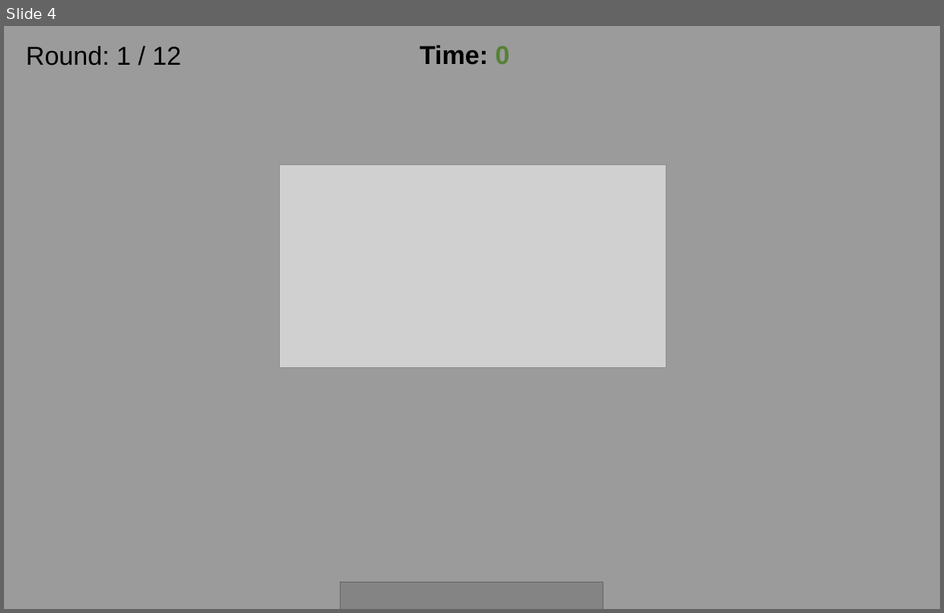
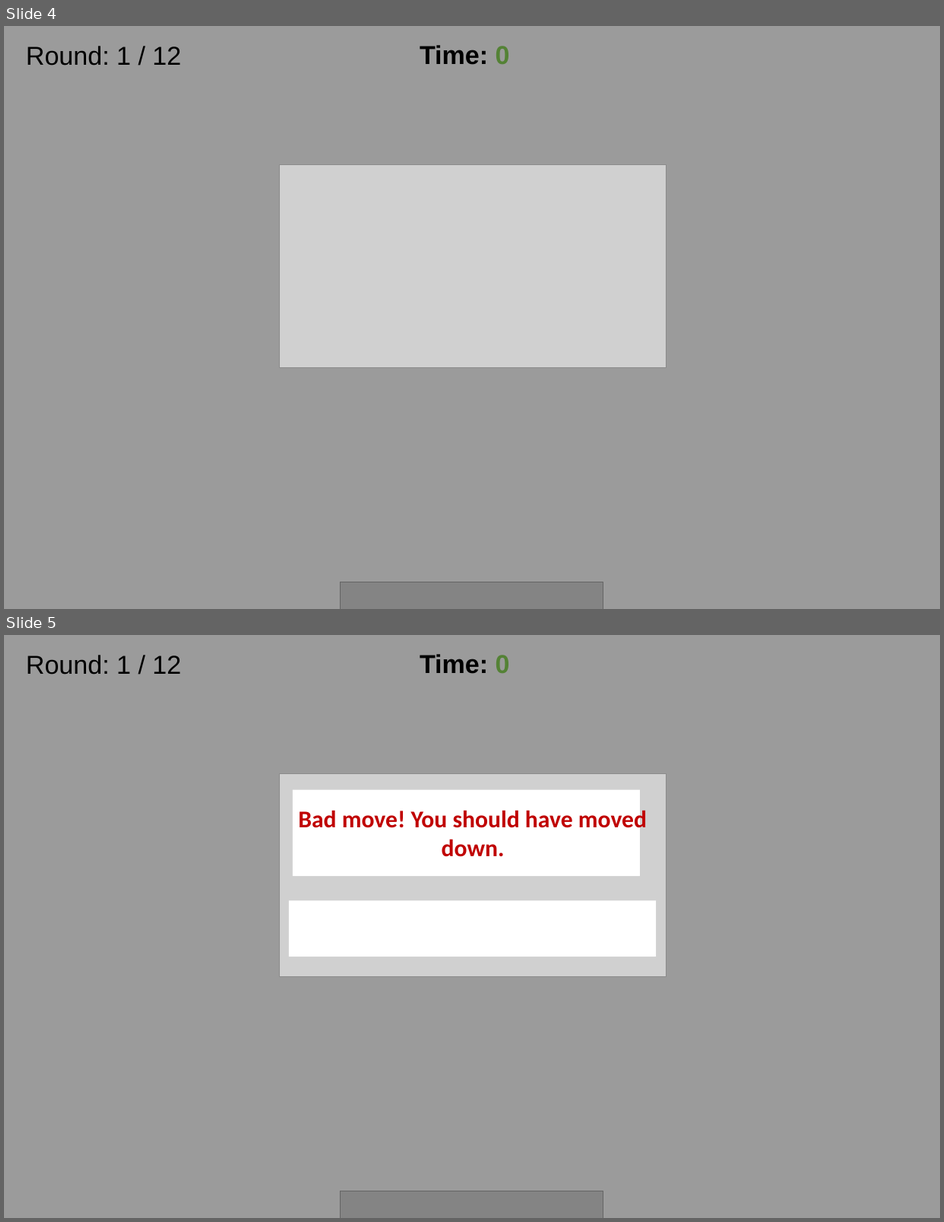
Before and after one commit to RationalityEnhancement/MCRL, a slide deck: experiments/exp1/static/images/$0.01/task_images.pptx. Shown one above the other, each under a label of ours: slide 4 before the commit, slides 4 and 5 after it. The pictures are 944x613 and 944x1222 pixels, drawn with LibreOffice and Linux fonts; fonts in the diff are those of the drawing; grey boxes stand for pictures; background and template pictures are left out. Boxes give left, top, right and bottom in pixels: in the first picture for what was removed or moved away, otherwise in the second. Text is boxed around its words. In the diff, an @@ line names an element or a change of style, - is before the commit and + after.

```diff
--- a/experiments/exp1/static/images/$0.01/task_images.pptx
+++ b/experiments/exp1/static/images/$0.01/task_images.pptx
@@ slide 5 added at <box>4,635,940,1218</box>, background picture (left out) @@
@@ rectangle added at <box>4,635,149,694</box>, fill #FFFFFF @@
@@ rectangle added at <box>4,635,940,1218</box>, fill #404040 at 52% opacity @@
@@ text added at <box>26,655,181,675</box>, 28 pt, text #000000 @@
+Round: 1 / 12
@@ text added at <box>420,654,510,674</box>, 28 pt, text #000000, bold @@
+Time: 0
@@ picture added at <box>280,774,666,977</box> @@
@@ rectangle added at <box>293,789,641,876</box>, fill #FFFFFF, 20.5 pt, text #FFFFFF @@
+BaB
@@ text added at <box>298,807,647,857</box>, 26 pt, text #C00000, bold @@
+Bad move! You should have moved down.
@@ rectangle added at <box>289,901,657,956</box>, fill #FFFFFF @@
@@ rectangle added at <box>4,1191,940,1218</box>, fill #FFFFFF @@
@@ picture added at <box>341,1191,603,1218</box> @@
```
Also in this commit, not shown: 4 other files.
